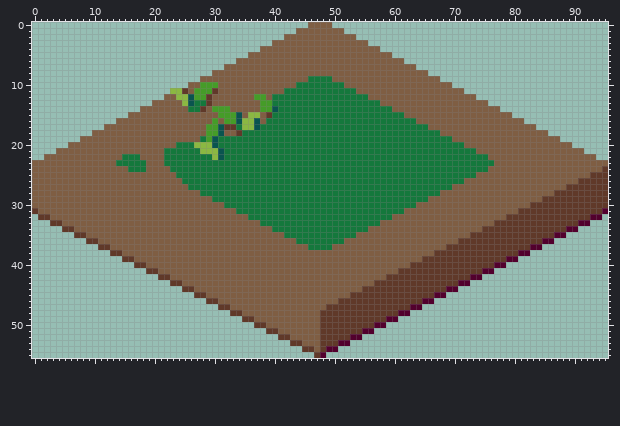
A pixel-art file gets an edit: Environement/Tiles/AutotileHerbe.aseprite. This is how it looked before the edit.
96x56 pixels, 1 frame.
And afterwards:
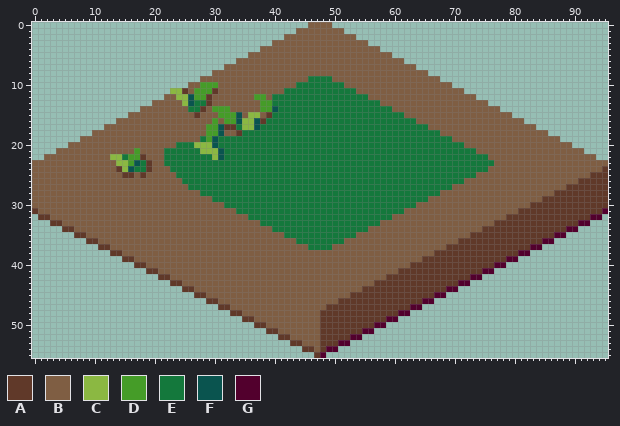
Palette (. is transparent): A #603929  B #7f5e43  C #8bb842  D #459c28  E #14783c  F #0a544f  G #52002d
Edits made:
Layer "Layer 3":
y 15: x 27 B -> A
y 16: x 38 B -> A
y 21: x 17 B -> D
y 22: x 13..14 BB -> CC; x 16..18 EEB -> DDA
y 23: x 14..17 EEEE -> CCDF; x 19 B -> A
y 24: x 14..16 BBE -> ACF; x 19 B -> A
y 25: x 15..16 BB -> AA; x 18 B -> A
Where, in picture pixels (left, top, right, bottom), the same in both pictures:
changed: (194, 112, 200, 118)
changed: (260, 118, 266, 124)
changed: (110, 148, 152, 178)
